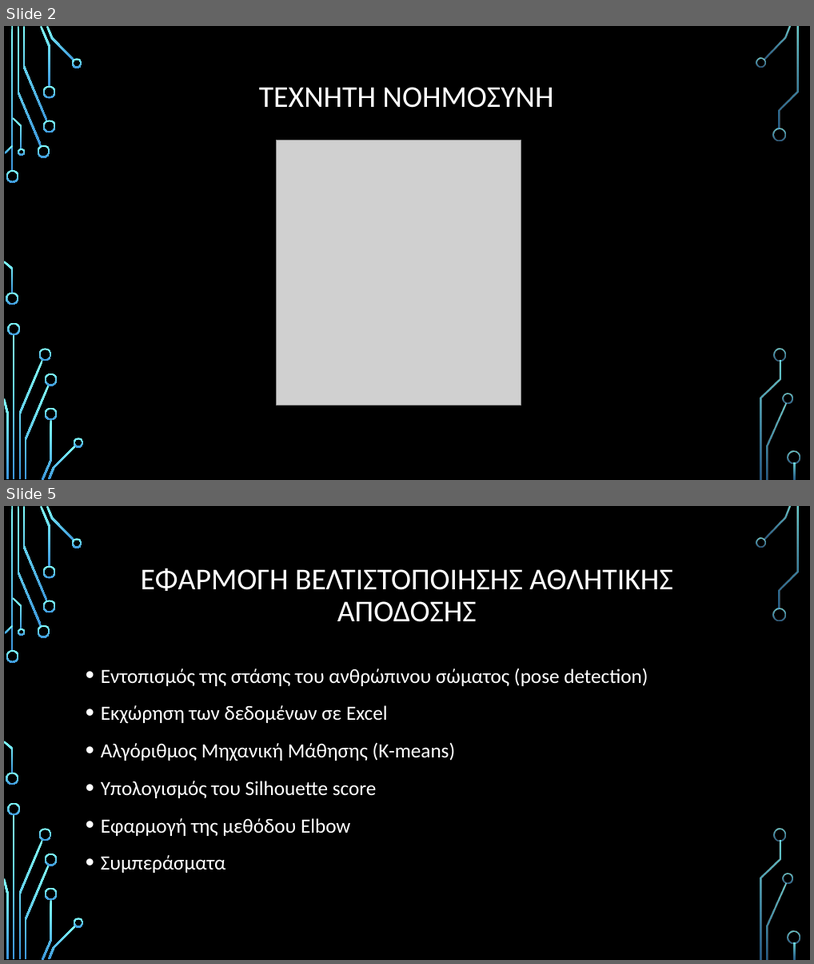
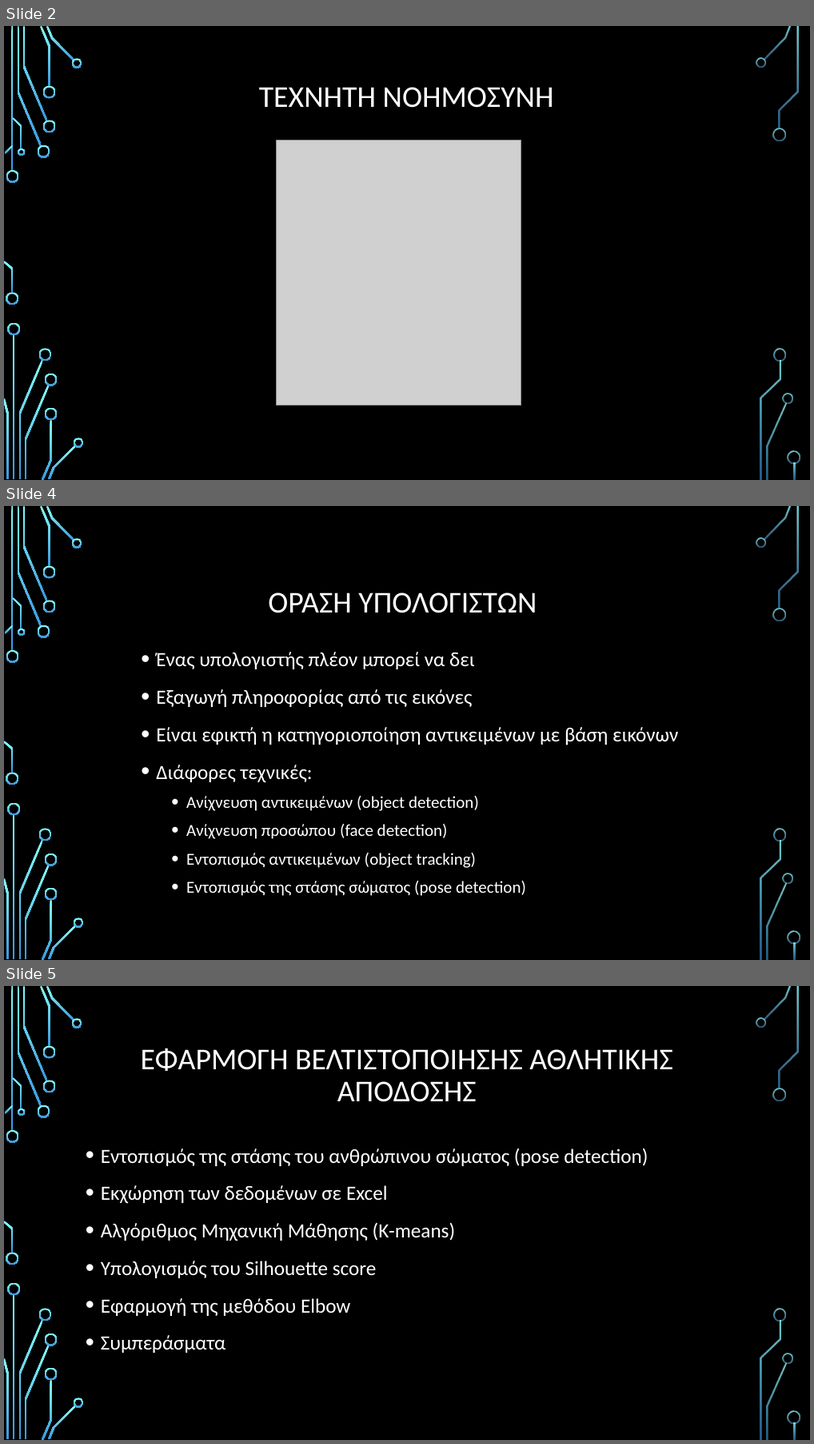
Before and after one commit to johny-kampe/Athletic-Performance-Optimization-Diploma-Thesis, a slide deck: Athletic Performance Optimization.pptx. Shown one above the other, each under a label of ours: slides 2 and 5 before the commit, slides 2, 4 and 5 after it; the slides between them are not shown. The pictures are 814x964 and 814x1444 pixels, drawn with LibreOffice and Linux fonts; fonts in the diff are those of the drawing; grey boxes stand for pictures; background and template pictures are left out. Boxes give left, top, right and bottom in pixels: in the first picture for what was removed or moved away, otherwise in the second. Text is boxed around its words. In the diff, an @@ line names an element or a change of style, - is before the commit and + after.

```diff
--- a/Athletic Performance Optimization.pptx
+++ b/Athletic Performance Optimization.pptx
@@ slide 4 added at [4,506,810,960], background picture (left out); not listed: 36 template elements that a slide beside it also shows @@
@@ title added at [268,592,537,613], 36 pt, text #FFFFFF @@
+ΟΡΑΣΗ ΥΠΟΛΟΓΙΣΤΩΝ
@@ text added at [156,652,678,896], 20 pt, text #FFFFFF @@
+• Ένας υπολογιστής πλέον μπορεί να δει
+• Εξαγωγή πληροφορίας από τις εικόνες
+• Είναι εφικτή η κατηγοριοποίηση αντικειμένων με βάση εικόνων
+• Διάφορες τεχνικές:
+  • Ανίχνευση αντικειμένων (object detection)
+  • Ανίχνευση προσώπου (face detection)
+  • Εντοπισμός αντικειμένων (object tracking)
+  • Εντοπισμός της στάσης σώματος (pose detection)
```
Also in this commit, not shown: 3 slides changed, 5 other slides added, 4 slides removed.
